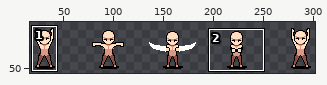
Two states of a sprite sheet, public/assets/Characters/Human/Inworld/Cast/North/sheet.png. Above, an overview of the earlier version with the close-up marked.
Close-up. First the earlier version:
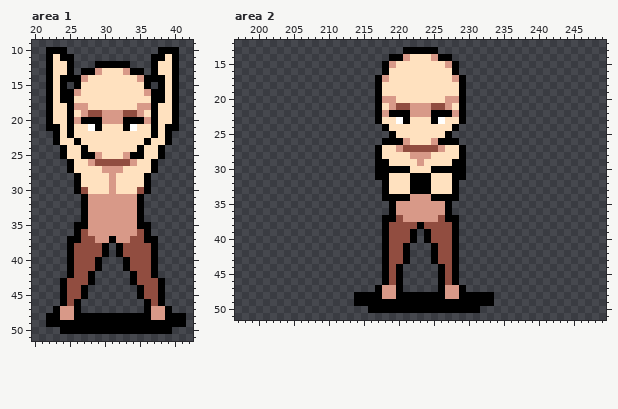
The file is 320x64 pixels. Shown: area 1: x 20..42, y 9..51; area 2: x 197..249, y 12..51. The wide view leaves out empty margins. The commit also changed other parts of the picture, which this record leaves out.
After the commit:
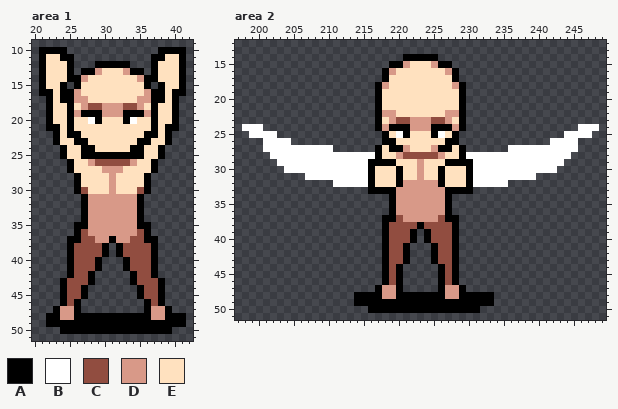
Palette (. is transparent): A #000000  B #ffffff  C #914d40  D #d89988  E #ffe1bf
Changes in this commit:
--- area 1
@@ x 20..42 @@
  9 .......................
-10 ..AAA.............AAA..
-11 ..AEAA...........AAEA..
-12 ..AEEA...AAAAA...AEEA..
-13 ..AEEA.AADEEEDAA.AEEA..
-14 ..AEAAADEEEEEEEDAAAEA..
-15 ..AEA.AEEEEEEEEEA.AEA..
-16 ..AEAADEEEEEEEEEDAAEA..
-17 ..AEAAEEEEEEEEEEEAAEA..
-18 ..AEEADDEEEEEEEDDAEEA..
-19 ..AEEAEDCCDDDCCDEAEEA..
-20 ..AEEADAAADDDAAADAEEA..
-21 ..AAEAEEBAEEEABEEAEAA..
-22 ...AEAEEEEEEEEEEEAEA...
-23 ...AEEAEEEEEEEEEAEEA...
-24 ....AEEAEEEEEEEAEEA....
-25 ....AEEAADEEEDAAEEA....
+10 .AAAA.............AAAA.
+11 .AEEAA...........AAEEA.
+12 .AEEEA...AAAAA...AEEEA.
+13 .AEEEA.AADEEEDAA.AEEEA.
+14 .AEEEAADEEEEEEEDAAEEEA.
+15 .AEEA.AEEEEEEEEEA.AEEA.
+16 .AAEAADEEEEEEEEEDAAEAA.
+17 ..AEAADDEEEEEEEDDAAEA..
+18 ..AEEAEDCCDDDCCDEAEEA..
+19 ..AEEADAAADDDAAADAEEA..
+20 ..AEEAEEBAEEEABEEAEEA..
+21 ..AAEAEEEEEEEEEEEAEAA..
+22 ...AEAAEEEEEEEEEAAEA...
+23 ...AEEAAEEEEEEEAAEEA...
+24 ....AEEAAEEEEEAAEEA....
+25 ....AEEAAAAAAAAAEEA....
 26 .....AEEDCCCCCDEEA.....
--- area 2
@@ x 197..249 @@
 12 .....................................................
-13 ........................AAAAA........................
-14 ......................AADEEEDAA......................
-15 .....................ADEEEEEEEDA.....................
-16 .....................AEEEEEEEEEA.....................
-17 ....................ADEEEEEEEEEDA....................
-18 ....................AEEEEEEEEEEEA....................
+13 .....................................................
+14 ........................AAAAA........................
+15 ......................AADEEEDAA......................
+16 .....................ADEEEEEEEDA.....................
+17 .....................AEEEEEEEEEA.....................
+18 ....................ADEEEEEEEEEDA....................
 19 ....................AEEEEEEEEEEEA....................
-20 ....................ADDEEEEEEEDDA....................
-21 ....................AEDCCDDDCCDEA....................
-22 ....................ADAAADDDAAADA....................
-23 ....................AEEBAEEEABEEA....................
-24 .....................AEEEEEEEEEA.....................
-25 ......................AEEEEEEEA......................
-26 .....................AAADEEEDAAA.....................
-27 ....................AEEDCCCCCDEEA....................
-28 ....................AEEEEDDDEEEEA....................
-29 ....................AAEEEEDEEEEAA....................
-30 ....................AAAAAEEEAAAAA....................
-31 ....................AAEEEAAAEEEAA....................
-32 .....................AEEEAAAEEEA.....................
-33 .....................AEEEAAAEEEA.....................
-34 .....................AAAADDDAAAA.....................
+20 ....................AEEEEEEEEEEEA....................
+21 ....................AEEEEEEEEEEEA....................
+22 ....................ADDEEEEEEEDDA....................
+23 ....................AEDCCDDDCCDEA....................
+24 .BBB................ADAAADDDAAADA................BBB.
+25 ..BBBB...............AEBAEEEABEA...............BBBB..
+26 ....BBBB.............AAEEEEEEEAA.............BBBB....
+27 ....BBBBBBBBBB......AEAADEEEDAAEA......BBBBBBBBBB....
+28 .....BBBBBBBBBBBBBBBAEEDCCCCCDEEABBBBBBBBBBBBBBB.....
+29 ......BBBBBBBBBBBBBAAAAEEEDEEEAAAABBBBBBBBBBBBB......
+30 .......BBBBBBBBBBBBAEEEAEEDEEAEEEABBBBBBBBBBBB.......
+31 ..........BBBBBBBBBAEEEAEEDEEAEEEABBBBBBBBB..........
+32 ..............BBBBBAEEEADDDDDAEEEABBBBB..............
+33 ...................AAAADDDDDDDAAAA...................
+34 ......................ADDDDDDDA......................
 35 ......................ADDDDDDDA......................
Changed places in both close-ups, as pixel boxes (x1, y1, x2, y2):
changed: (39, 47, 186, 159)
changed: (242, 47, 599, 201)
